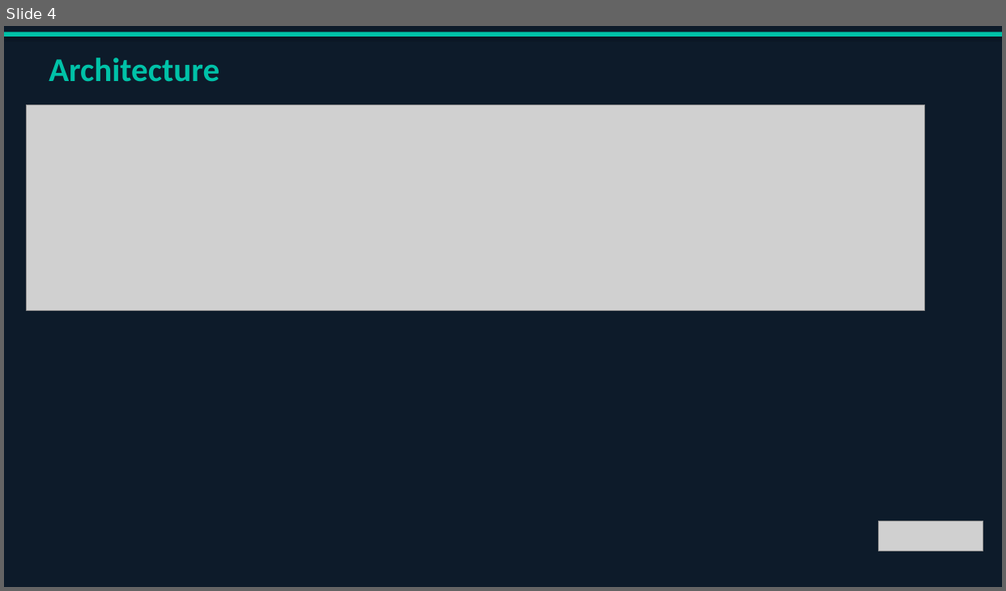
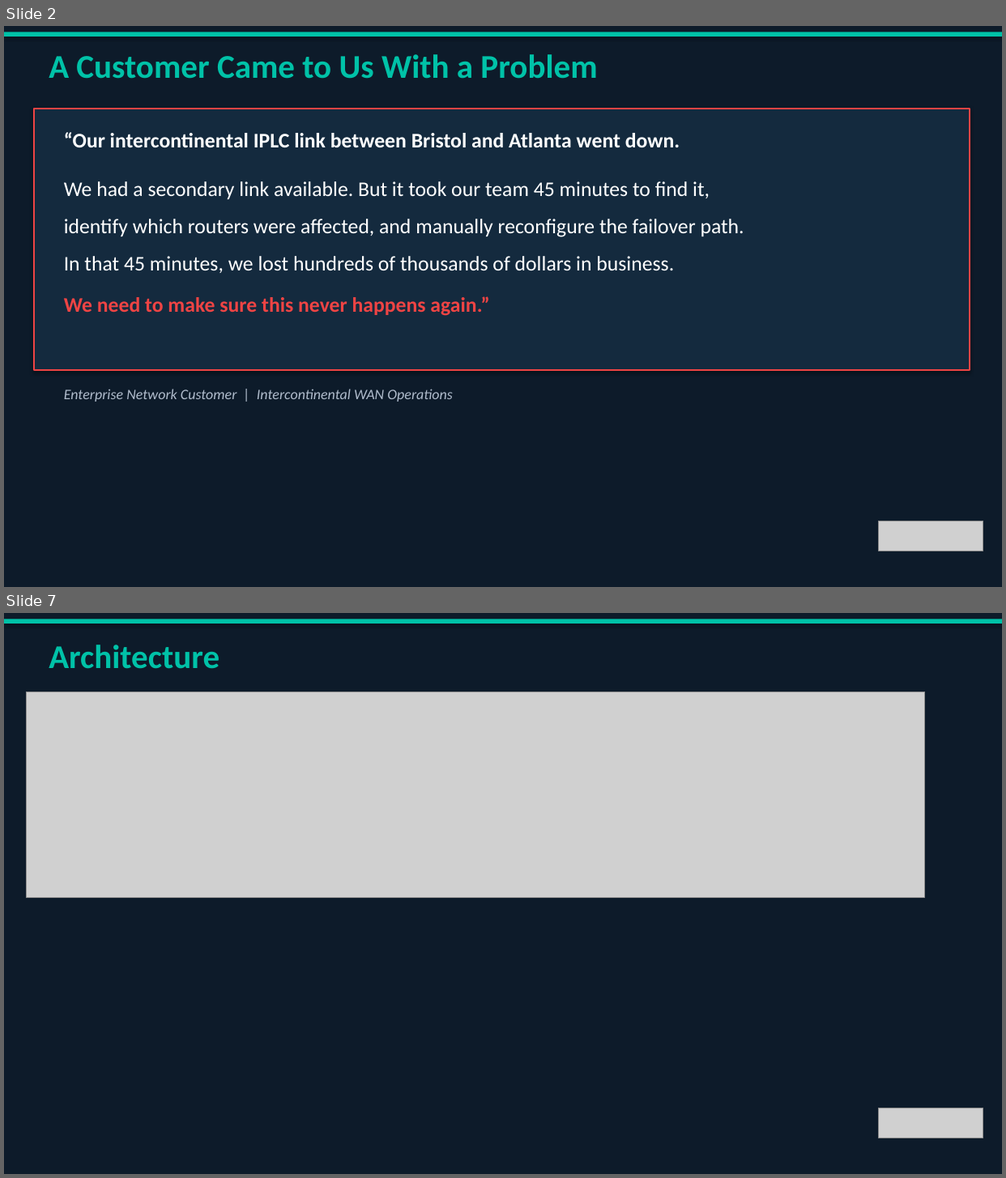
Before and after one commit to my0373/summit-netbox-circuits-demo, a slide deck: slides/Summit_Demo_Deck.pptx. Shown one above the other, each under a label of ours: slide 4 before the commit, slides 2 and 7 after it; the slides between them are not shown. The pictures are 1006x591 and 1006x1178 pixels, drawn with LibreOffice and Linux fonts; fonts in the diff are those of the drawing; grey boxes stand for pictures. Boxes give left, top, right and bottom in pixels: in the first picture for what was removed or moved away, otherwise in the second. Text is boxed around its words. In the diff, an @@ line names an element or a change of style, - is before the commit and + after.

```diff
--- a/slides/Summit_Demo_Deck.pptx
+++ b/slides/Summit_Demo_Deck.pptx
@@ slide 2 added at bbox=[4, 26, 1002, 587], background #0D1B2A @@
@@ rectangle added at bbox=[4, 32, 1002, 37], fill #00C2A8 @@
@@ text added at bbox=[49, 54, 597, 79], 32 pt, text #00C2A8, bold @@
+A Customer Came to Us With a Problem
@@ rectangle added at bbox=[34, 109, 970, 370], fill #142A3E, outline #EF4444 1.5 pt @@
@@ text added at bbox=[64, 132, 680, 148], 20 pt, text #FFFFFF, bold @@
+“Our intercontinental IPLC link between Bristol and Atlanta went down.
@@ text added at bbox=[64, 182, 710, 199], 20 pt, text #FFFFFF @@
+We had a secondary link available. But it took our team 45 minutes to find it,
@@ text added at bbox=[64, 219, 744, 237], 20 pt, text #FFFFFF @@
+identify which routers were affected, and manually reconfigure the failover path.
@@ text added at bbox=[64, 256, 674, 273], 20 pt, text #FFFFFF @@
+In that 45 minutes, we lost hundreds of thousands of dollars in business.
@@ text added at bbox=[64, 297, 489, 316], 20 pt, text #EF4444, bold @@
+We need to make sure this never happens again.”
@@ text added at bbox=[64, 389, 453, 402], 14 pt, text #B0BCCC, italic @@
+Enterprise Network Customer | Intercontinental WAN Operations
@@ picture added at bbox=[879, 522, 983, 552] @@
@@ what was slide 4 is now slide 7 @@
```
Also in this commit, not shown: 6 slides changed, 3 other slides added, 4 slides removed, 1 other file.
